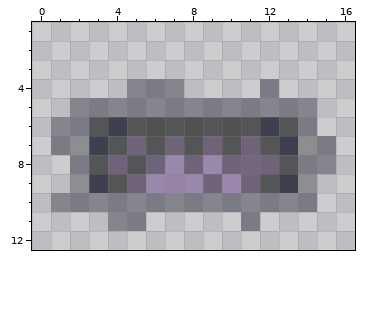
Edited in one commit: pixel-art sprite (Textures/Tiles/Furniture/MysticChestVoid.png). Above: the version before the commit.
The file is 34x36 pixels, drawn in blocks of 2x2; one block is one cell here. Shown: x 0..16, y 1..12. The old version is drawn lined up with the new one, on the new canvas.
Once edited:
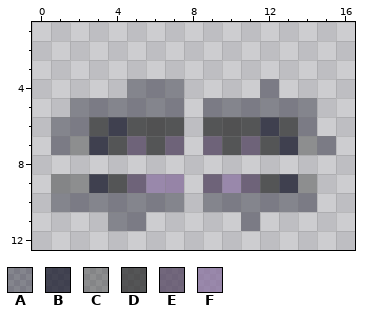
Palette (. is transparent): A #15162865  B #151628bf  C #2c2d2d65  D #2c2d2dbf  E #534560bf  F #88719ebf
Edits made:
canvas 17x18 -> 17x17 (the part of the old canvas that was cut away was empty and is not shown)
y 5: x 8 A -> .
y 6..7: x 8 D -> .
y 8: x 2..15 ADEDEFEFEEEDAA -> ..............
y 9: x 1 . -> C; x 8 F -> .
y 10: x 8 A -> .
Changed places in both pictures, as pixel boxes (x1, y1, x2, y2):
changed: (51, 98, 336, 212)
